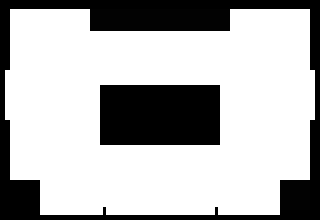
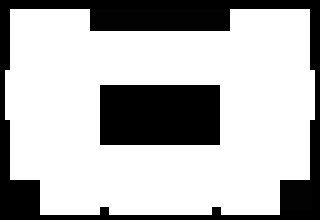
Layered file, before and after one edit (320x220). Changes by layer:
painted on "Obstacles" over [100, 207, 221, 215]
